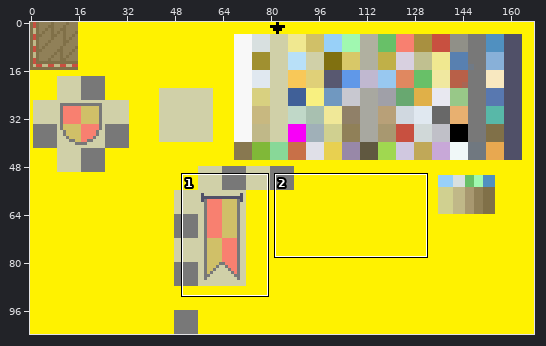
A sprite sheet gets an edit: My Tilesets and Palletes/pracovni.png. Above, an overview of the earlier version with the close-up marked.
Close-up. First the earlier version:
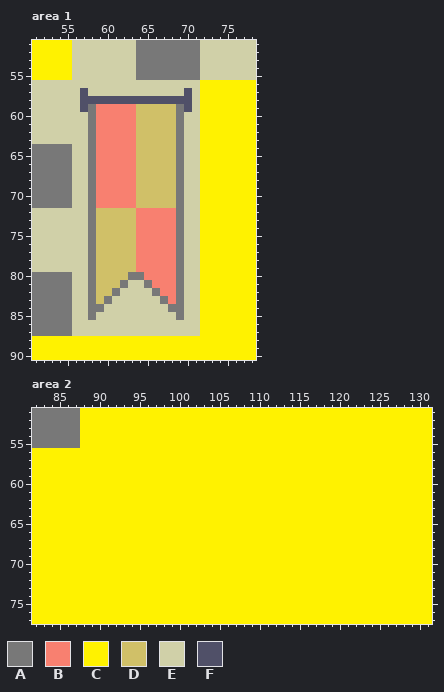
The file is 168x104 pixels. Shown: area 1: x 51..78, y 51..90; area 2: x 82..131, y 51..77.
Palette (. is transparent): A #787878  B #f88070  C #fff200  D #d0c068  E #d0d0a8  F #505068
Pixels before, area 1, first column x 51:
51 CCCCCEEEEEEEEAAAAAAAAEEEEEEE
52 CCCCCEEEEEEEEAAAAAAAAEEEEEEE
53 CCCCCEEEEEEEEAAAAAAAAEEEEEEE
54 CCCCCEEEEEEEEAAAAAAAAEEEEEEE
55 CCCCCEEEEEEEEAAAAAAAAEEEEEEE
56 EEEEEEEEEEEEEEEEEEEEECCCCCCC
57 EEEEEEFEEEEEEEEEEEEFECCCCCCC
58 EEEEEEFFFFFFFFFFFFFFECCCCCCC
59 EEEEEEFABBBBBDDDDDAFECCCCCCC
60 EEEEEEEABBBBBDDDDDAEECCCCCCC
61 EEEEEEEABBBBBDDDDDAEECCCCCCC
62 EEEEEEEABBBBBDDDDDAEECCCCCCC
63 EEEEEEEABBBBBDDDDDAEECCCCCCC
64 AAAAAEEABBBBBDDDDDAEECCCCCCC
65 AAAAAEEABBBBBDDDDDAEECCCCCCC
66 AAAAAEEABBBBBDDDDDAEECCCCCCC
67 AAAAAEEABBBBBDDDDDAEECCCCCCC
68 AAAAAEEABBBBBDDDDDAEECCCCCCC
69 AAAAAEEABBBBBDDDDDAEECCCCCCC
70 AAAAAEEABBBBBDDDDDAEECCCCCCC
71 AAAAAEEABBBBBDDDDDAEECCCCCCC
72 EEEEEEEADDDDDBBBBBAEECCCCCCC
73 EEEEEEEADDDDDBBBBBAEECCCCCCC
74 EEEEEEEADDDDDBBBBBAEECCCCCCC
75 EEEEEEEADDDDDBBBBBAEECCCCCCC
76 EEEEEEEADDDDDBBBBBAEECCCCCCC
77 EEEEEEEADDDDDBBBBBAEECCCCCCC
78 EEEEEEEADDDDDBBBBBAEECCCCCCC
79 EEEEEEEADDDDDBBBBBAEECCCCCCC
80 AAAAAEEADDDDAABBBBAEECCCCCCC
81 AAAAAEEADDDAEEABBBAEECCCCCCC
82 AAAAAEEADDAEEEEABBAEECCCCCCC
83 AAAAAEEADAEEEEEEABAEECCCCCCC
84 AAAAAEEAAEEEEEEEEAAEECCCCCCC
85 AAAAAEEAEEEEEEEEEEAEECCCCCCC
86 AAAAAEEEEEEEEEEEEEEEECCCCCCC
87 AAAAAEEEEEEEEEEEEEEEECCCCCCC
88 CCCCCCCCCCCCCCCCCCCCCCCCCCCC
89 CCCCCCCCCCCCCCCCCCCCCCCCCCCC
90 CCCCCCCCCCCCCCCCCCCCCCCCCCCC
Pixels before, area 2, first column x 82:
51 AAAAAACCCCCCCCCCCCCCCCCCCCCCCCCCCCCCCCCCCCCCCCCCCC
52 AAAAAACCCCCCCCCCCCCCCCCCCCCCCCCCCCCCCCCCCCCCCCCCCC
53 AAAAAACCCCCCCCCCCCCCCCCCCCCCCCCCCCCCCCCCCCCCCCCCCC
54 AAAAAACCCCCCCCCCCCCCCCCCCCCCCCCCCCCCCCCCCCCCCCCCCC
55 AAAAAACCCCCCCCCCCCCCCCCCCCCCCCCCCCCCCCCCCCCCCCCCCC
56 CCCCCCCCCCCCCCCCCCCCCCCCCCCCCCCCCCCCCCCCCCCCCCCCCC
57 CCCCCCCCCCCCCCCCCCCCCCCCCCCCCCCCCCCCCCCCCCCCCCCCCC
58 CCCCCCCCCCCCCCCCCCCCCCCCCCCCCCCCCCCCCCCCCCCCCCCCCC
59 CCCCCCCCCCCCCCCCCCCCCCCCCCCCCCCCCCCCCCCCCCCCCCCCCC
60 CCCCCCCCCCCCCCCCCCCCCCCCCCCCCCCCCCCCCCCCCCCCCCCCCC
61 CCCCCCCCCCCCCCCCCCCCCCCCCCCCCCCCCCCCCCCCCCCCCCCCCC
62 CCCCCCCCCCCCCCCCCCCCCCCCCCCCCCCCCCCCCCCCCCCCCCCCCC
63 CCCCCCCCCCCCCCCCCCCCCCCCCCCCCCCCCCCCCCCCCCCCCCCCCC
64 CCCCCCCCCCCCCCCCCCCCCCCCCCCCCCCCCCCCCCCCCCCCCCCCCC
65 CCCCCCCCCCCCCCCCCCCCCCCCCCCCCCCCCCCCCCCCCCCCCCCCCC
66 CCCCCCCCCCCCCCCCCCCCCCCCCCCCCCCCCCCCCCCCCCCCCCCCCC
67 CCCCCCCCCCCCCCCCCCCCCCCCCCCCCCCCCCCCCCCCCCCCCCCCCC
68 CCCCCCCCCCCCCCCCCCCCCCCCCCCCCCCCCCCCCCCCCCCCCCCCCC
69 CCCCCCCCCCCCCCCCCCCCCCCCCCCCCCCCCCCCCCCCCCCCCCCCCC
70 CCCCCCCCCCCCCCCCCCCCCCCCCCCCCCCCCCCCCCCCCCCCCCCCCC
71 CCCCCCCCCCCCCCCCCCCCCCCCCCCCCCCCCCCCCCCCCCCCCCCCCC
72 CCCCCCCCCCCCCCCCCCCCCCCCCCCCCCCCCCCCCCCCCCCCCCCCCC
73 CCCCCCCCCCCCCCCCCCCCCCCCCCCCCCCCCCCCCCCCCCCCCCCCCC
74 CCCCCCCCCCCCCCCCCCCCCCCCCCCCCCCCCCCCCCCCCCCCCCCCCC
75 CCCCCCCCCCCCCCCCCCCCCCCCCCCCCCCCCCCCCCCCCCCCCCCCCC
76 CCCCCCCCCCCCCCCCCCCCCCCCCCCCCCCCCCCCCCCCCCCCCCCCCC
77 CCCCCCCCCCCCCCCCCCCCCCCCCCCCCCCCCCCCCCCCCCCCCCCCCC
And afterwards:
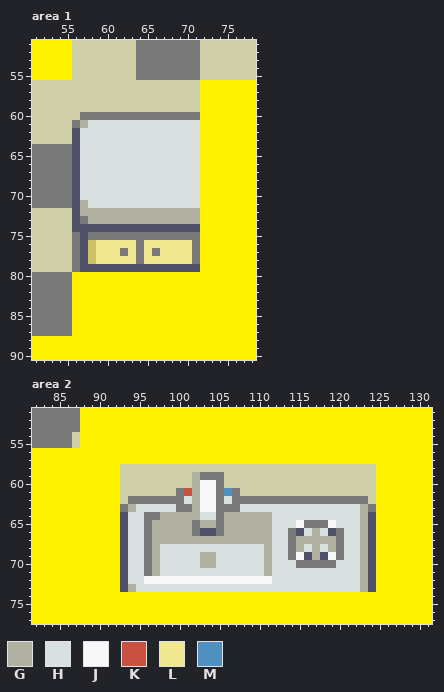
Colours new in this view: G #b0b0a0  H #d8e0e0  J #f8f8f8  K #c85040  L #f0e890  M #5090c0
Diff:
Area 1:
y 57: x 57 F -> E; x 70 F -> E
y 58: x 57..70 FFFFFFFFFFFFFF -> EEEEEEEEEEEEEE
y 59: x 57..70 FABBBBBDDDDDAF -> EEEEEEEEEEEEEE
y 60: x 57 E -> A; x 59..68 BBBBBDDDDD -> AAAAAAAAAA; x 70..71 EE -> AA
y 61: x 56..71 EEABBBBBDDDDDAEE -> AGHHHHHHHHHHHHHH
y 62..70: x 56..71 EEABBBBBDDDDDAEE -> FHHHHHHHHHHHHHHH
y 71: x 56..71 EEABBBBBDDDDDAEE -> FGHHHHHHHHHHHHHH
y 72: x 56..71 EEADDDDDBBBBBAEE -> FGGGGGGGGGGGGGGG
y 73: x 56..71 EEADDDDDBBBBBAEE -> FAGGGGGGGGGGGGGG
y 74: x 56..71 EEADDDDDBBBBBAEE -> FFFFFFFFFFFFFFFF
y 75: x 56..57 EE -> AF; x 59..68 DDDDDBBBBB -> AAAAAAAAAA; x 70..71 EE -> AA
y 76: x 56..71 EEADDDDDBBBBBAEE -> AFDLLLLLALLLLLLA
y 77: x 56..71 EEADDDDDBBBBBAEE -> AFDLLLALALALLLLA
y 78: x 56..71 EEADDDDDBBBBBAEE -> AFDLLLLLALLLLLLA
y 79: x 56..71 EEADDDDDBBBBBAEE -> AFFFFFFFFFFFFFFF
y 80: x 56..71 EEADDDDAABBBBAEE -> CCCCCCCCCCCCCCCC
y 81: x 56..71 EEADDDAEEABBBAEE -> CCCCCCCCCCCCCCCC
y 82: x 56..71 EEADDAEEEEABBAEE -> CCCCCCCCCCCCCCCC
y 83: x 56..71 EEADAEEEEEEABAEE -> CCCCCCCCCCCCCCCC
y 84: x 56..71 EEAAEEEEEEEEAAEE -> CCCCCCCCCCCCCCCC
y 85: x 56..71 EEAEEEEEEEEEEAEE -> CCCCCCCCCCCCCCCC
y 86..87: x 56..71 EEEEEEEEEEEEEEEE -> CCCCCCCCCCCCCCCC
Area 2:
y 54..55: x 87 A -> E
y 58: x 93..124 CCCCCCCCCCCCCCCCCCCCCCCCCCCCCCCC -> EEEEEEEEEEEEEEEEEEEEEEEEEEEEEEEE
y 59: x 93..124 CCCCCCCCCCCCCCCCCCCCCCCCCCCCCCCC -> EEEEEEEEEGAAAEEEEEEEEEEEEEEEEEEE
y 60: x 93..124 CCCCCCCCCCCCCCCCCCCCCCCCCCCCCCCC -> EEEEEEEEEGJJAEEEEEEEEEEEEEEEEEEE
y 61: x 93..124 CCCCCCCCCCCCCCCCCCCCCCCCCCCCCCCC -> EEEEEEEAKGJJAMAEEEEEEEEEEEEEEEEE
y 62: x 93..124 CCCCCCCCCCCCCCCCCCCCCCCCCCCCCCCC -> EAAAAAAAHGJJAHAAAAAAAAAAAAAAAAAE
y 63: x 93..124 CCCCCCCCCCCCCCCCCCCCCCCCCCCCCCCC -> AGHHHHHAAGJJAAAHHHHHHHHHHHHHHHGA
y 64: x 93..124 CCCCCCCCCCCCCCCCCCCCCCCCCCCCCCCC -> FHHAAGGGGGHHAGGGGGGHHHHHHHHHHHGF
y 65: x 93..124 CCCCCCCCCCCCCCCCCCCCCCCCCCCCCCCC -> FHHAGGGGGAGGAGGGGGGHHHJAAAJHHHGF
y 66: x 93..124 CCCCCCCCCCCCCCCCCCCCCCCCCCCCCCCC -> FHHAGGGGGAFFAGGGGGGHHAFHGHFAHHGF
y 67: x 93..124 CCCCCCCCCCCCCCCCCCCCCCCCCCCCCCCC -> FHHAGGGGGGGGGGGGGGGHHAGGGGGAHHGF
y 68: x 93..124 CCCCCCCCCCCCCCCCCCCCCCCCCCCCCCCC -> FHHAGHHHHHHHHHHHHHGHHAGHGHGAHHGF
y 69: x 93..124 CCCCCCCCCCCCCCCCCCCCCCCCCCCCCCCC -> FHHAGHHHHHGGHHHHHHGHHAJFGFJAHHGF
y 70: x 93..124 CCCCCCCCCCCCCCCCCCCCCCCCCCCCCCCC -> FHHAGHHHHHGGHHHHHHGHHHAAAAAHHHGF
y 71: x 93..124 CCCCCCCCCCCCCCCCCCCCCCCCCCCCCCCC -> FHHAGHHHHHHHHHHHHHGHHHHHHHHHHHGF
y 72: x 93..124 CCCCCCCCCCCCCCCCCCCCCCCCCCCCCCCC -> FHHJJJJJJJJJJJJJJJJHHHHHHHHHHHGF
y 73: x 93..124 CCCCCCCCCCCCCCCCCCCCCCCCCCCCCCCC -> FGHHHHHHHHHHHHHHHHHHHHHHHHHHHHGF
Changed places in both close-ups, as pixel boxes (x1, y1, x2, y2):
changed: (72, 88, 200, 336)
changed: (72, 432, 80, 448)
changed: (120, 464, 376, 592)
